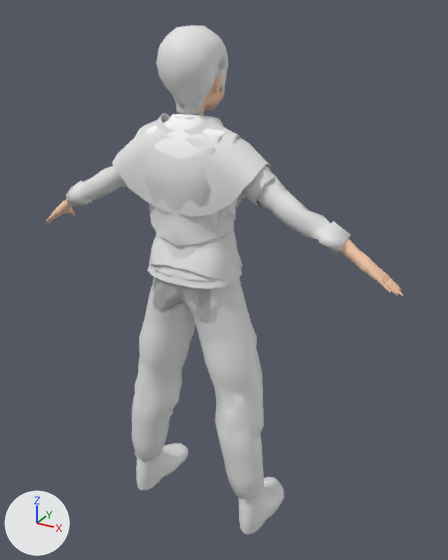
The glTF model public/models/avatar/avatar.glb as it was, and as the next commit left it.
Before and after are seen from a camera (50 mm lens) standing at (0.884, -1.411, 1.563) and looking at (0.045, 0.115, 0.8). Arrows for +X, +Y and +Z are at lower left; the lights stay in place. The picture after the commit comes second. Where no turn or scale is listed for an object, it has been applied to the vertices.

Before the edit, the objects in view are built like this:
```python
me_mblab_anime_male_011 = bpy.data.meshes.new('MBLab_anime_male.011')
me_mblab_anime_male_011.from_pydata(...)  # 536 vertices, 1033 faces; spans x -0.233..0.233, y -0.071..0.12, z -0.539..0.131
me_mblab_anime_male_015 = bpy.data.meshes.new('MBLab_anime_male.015')
me_mblab_anime_male_015.from_pydata(...)  # 154 vertices, 209 faces; spans x -0.083..0.083, y -0.063..0.116, z 0.498..0.696
me_mblab_anime_male_020 = bpy.data.meshes.new('MBLab_anime_male.020')
me_mblab_anime_male_020.from_pydata(...)  # 654 vertices, 1073 faces; spans x -0.455..0.453, y -0.072..0.142, z 0.162..0.479
ob_cloak_prieststyle1 = bpy.data.objects.new('cloak.prieststyle1', me_mblab_anime_male_020)
ob_cloak_prieststyle1.location = (0.0, 0.0, 0.826)
ob_pants_style2 = bpy.data.objects.new('pants.style2', me_mblab_anime_male_011)
ob_pants_style2.location = (0.0, 0.0, 0.826)
ob_scalphairinside = bpy.data.objects.new('scalpHairInside', me_mblab_anime_male_015)
ob_scalphairinside.location = (0.0, 0.0, 0.826)
# also in view: 'mainBodyhand' at (0.0, 0.034, 1.067); 'boots.leatherboots' at (0.0, 0.08, 0.15); 'cloth.style1' at (-0.001, 0.025, 1.07); 'cloth.style3' at (0.0, 0.023, 1.07); 'pants.style1' at (0.0, 0.019, 0.54)
```
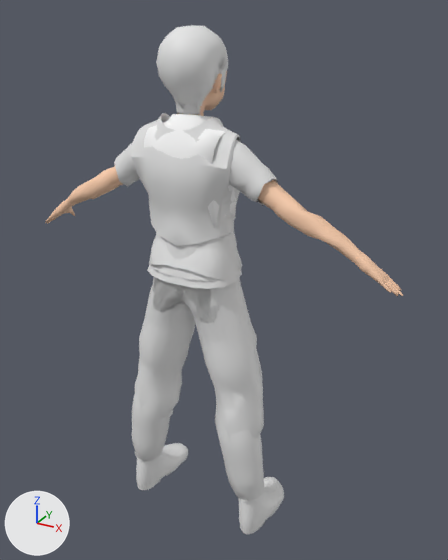
Changed parts and their boxes [x1, y1, x2, y2] in the pictures (448 x 560 px):
'cloak.prieststyle1', deleted: before [66, 116, 351, 254]
'mainBodyhand', unchanged, uncovered by the edit: before [45, 199, 403, 296]; after [45, 166, 403, 296]

The edits, one by one:
Object 'cloak.prieststyle1' (ob_cloak_prieststyle1) is deleted.
